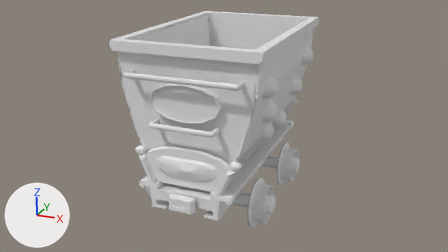
The Blender file oldgoldmine-scene/Cart/cart_golden.blend, before and after one commit.
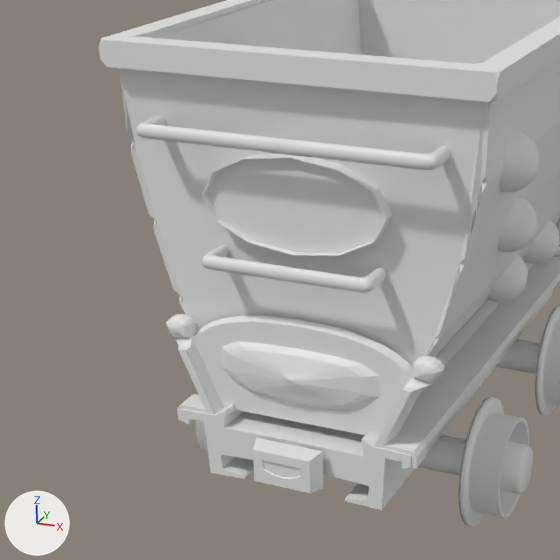
Each version is shown from the file's camera 'Camera', then close up on the part from 16% to 64% of the width and 10% to 95% of the height. Lighting does not change. The marker at lower left points along +X, +Y and +Z.

The older version as bpy lines, for what is in view:
```python
ob_front_frame = bpy.data.objects.new('Front frame', me_cylinder_003)
ob_front_frame.parent = ob_body
ob_front_frame.location = (0.0, -1.842, 0.826)
ob_front_frame.rotation_euler = (1.571, 0.0, 0.0)  # degrees (90, 0, 0)
ob_front_frame.scale = (0.323, 0.323, -0.029)
ob_jewel = bpy.data.objects.new('Jewel', me_circle_001)
ob_jewel.parent = ob_chassis
ob_jewel.location = (0.0, 0.0, -0.824)
ob_jewel.rotation_euler = (1.571, 0.0, 0.0)  # degrees (90, 0, 0)
ob_lower_handle = bpy.data.objects.new('Lower Handle', me_cylinder_002)
ob_lower_handle.parent = ob_body
ob_lower_handle.location = (0.983, -1.866, 0.424)
ob_lower_handle.rotation_euler = (1.571, 0.0, 0.0)  # degrees (90, 0, 0)
ob_lower_handle.scale = (0.05, 0.05, 0.05)
# also in view: 'Chassis' at (0.0, 0.0, -0.91); 'Suspensions' at (0.0, 0.0, -0.39); 'Upper Handle' at (0.0, 0.0, 1.25); 'Axes' at (0.0, 0.0, -1.25); 'Gold bumps' at (0.0, -0.03, 0.48)
```
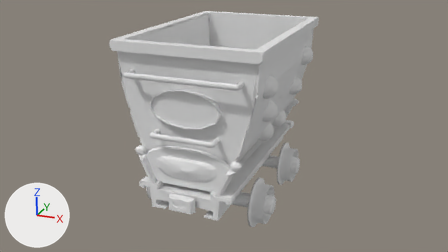
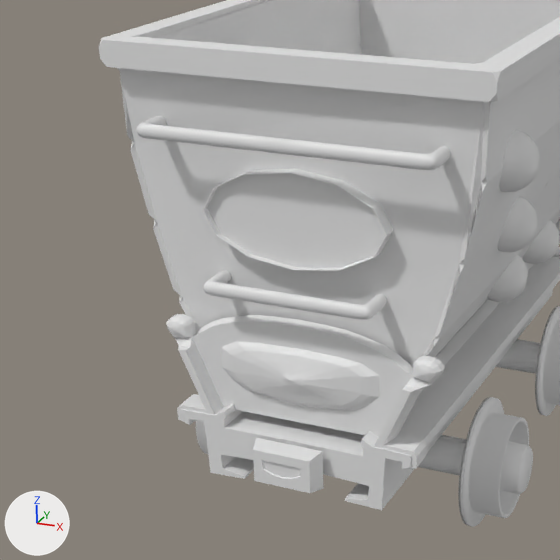
The edits, one by one:
Object 'Front frame' (ob_front_frame) moves from (0.0, -1.842, 0.826) to (0.0, -1.842, 0.725).
Object 'Lower Handle' (ob_lower_handle) moves from (0.983, -1.866, 0.424) to (0.983, -1.866, 0.243).

Pixel boxes (x1, y1, x2, y2) of what changed, in the close-ups (560 x 560 px):
'Front frame', moved
    before: (202, 154, 393, 256)
    after: (203, 169, 393, 271)
'Lower Handle', moved
    before: (202, 245, 386, 293)
    after: (203, 270, 387, 320)
